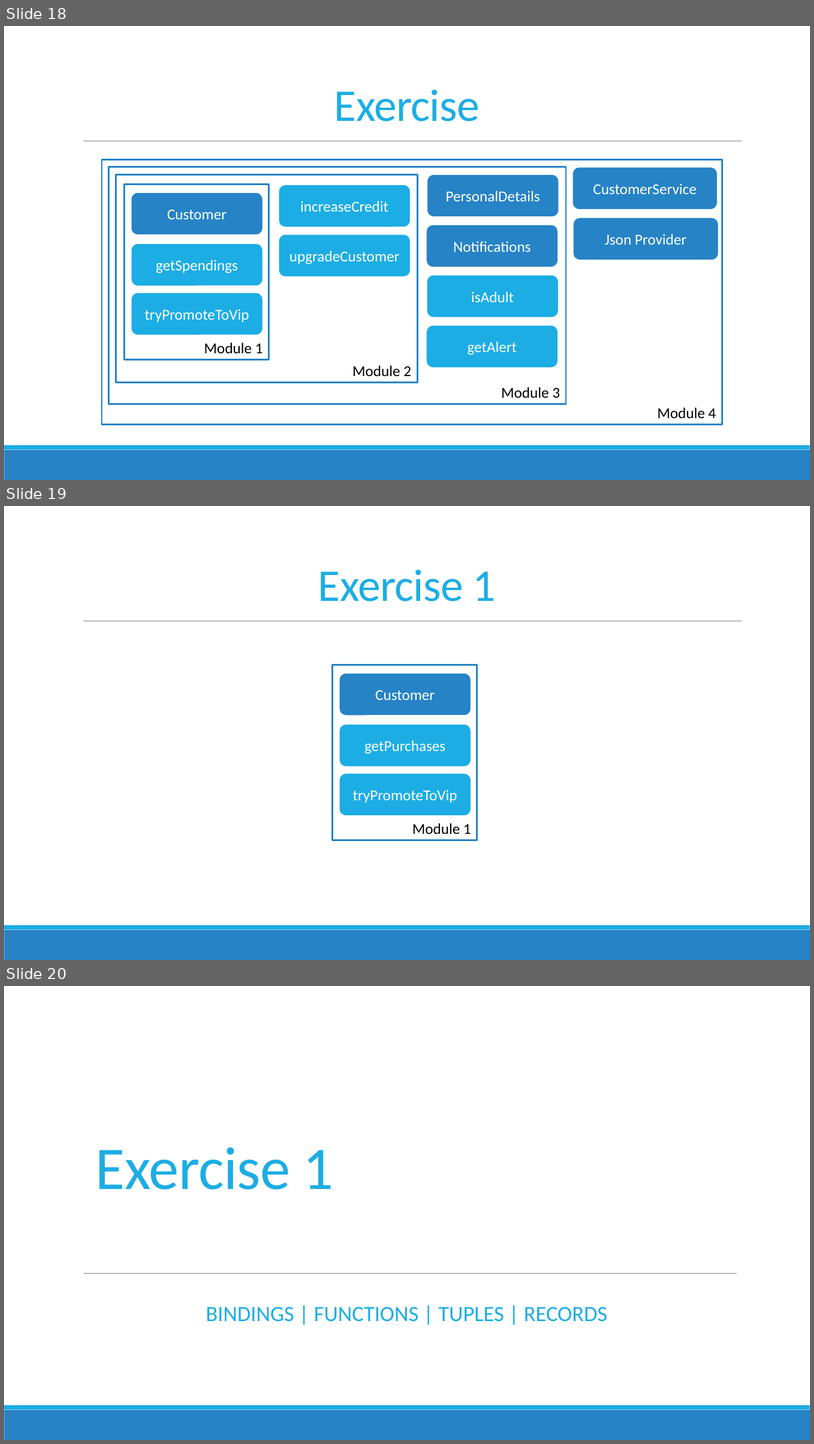
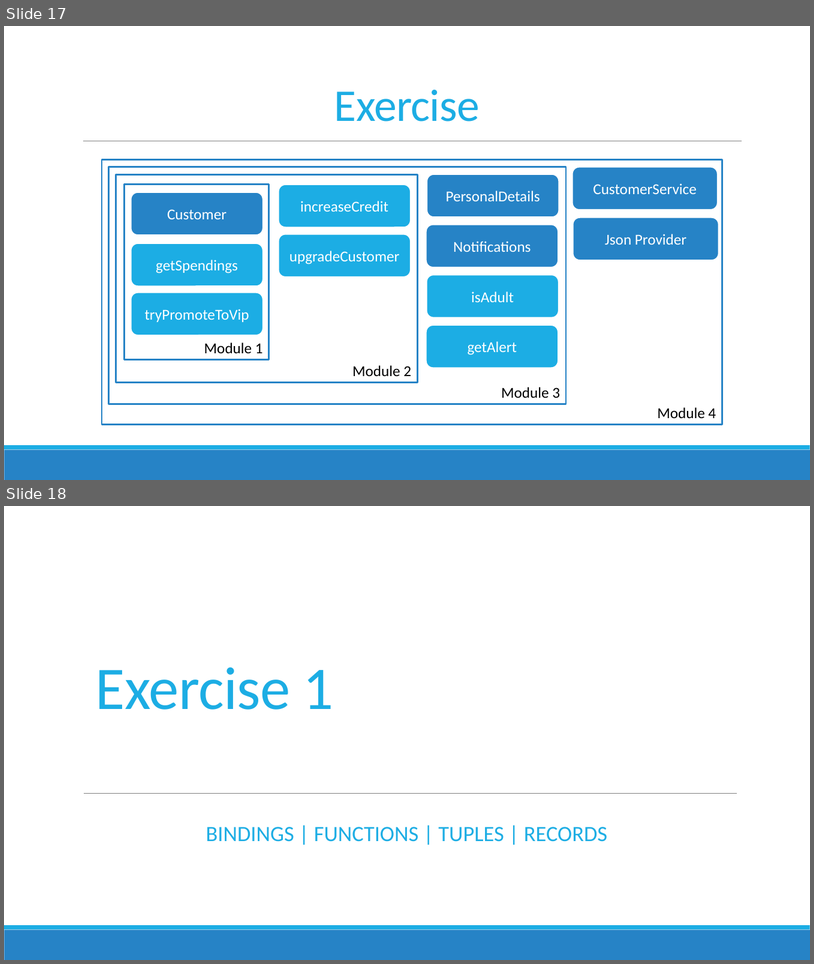
Before and after one commit to jorgef/fsharpworkshop, a slide deck: FSharpWorkshop_Slides.pptx. Shown one above the other, each under a label of ours: slides 18, 19 and 20 before the commit, slides 17 and 18 after it. The pictures are 814x1444 and 814x964 pixels, drawn with LibreOffice and Linux fonts; fonts in the diff are those of the drawing. Boxes give left, top, right and bottom in pixels: in the first picture for what was removed or moved away, otherwise in the second. Text is boxed around its words. In the diff, an @@ line names an element or a change of style, - is before the commit and + after.

```diff
--- a/FSharpWorkshop_Slides.pptx
+++ b/FSharpWorkshop_Slides.pptx
@@ slide 19 removed at [4,506,810,960], background #FFFFFF; not listed: 3 template elements that a slide beside it also shows @@
@@ title removed at [318,570,496,601] @@
-Exercise 1
@@ group removed at [332,665,477,841]: 3 rounded rectangles, 1 rectangle @@
-Customer
-tryPromoteToVip
-getPurchases
-Module 1
@@ what was slide 18 is now slide 17 @@
@@ what was slide 20 is now slide 18 @@
```
Also in this commit, not shown: 12 slides changed, 1 other slide removed, 29 other files.
